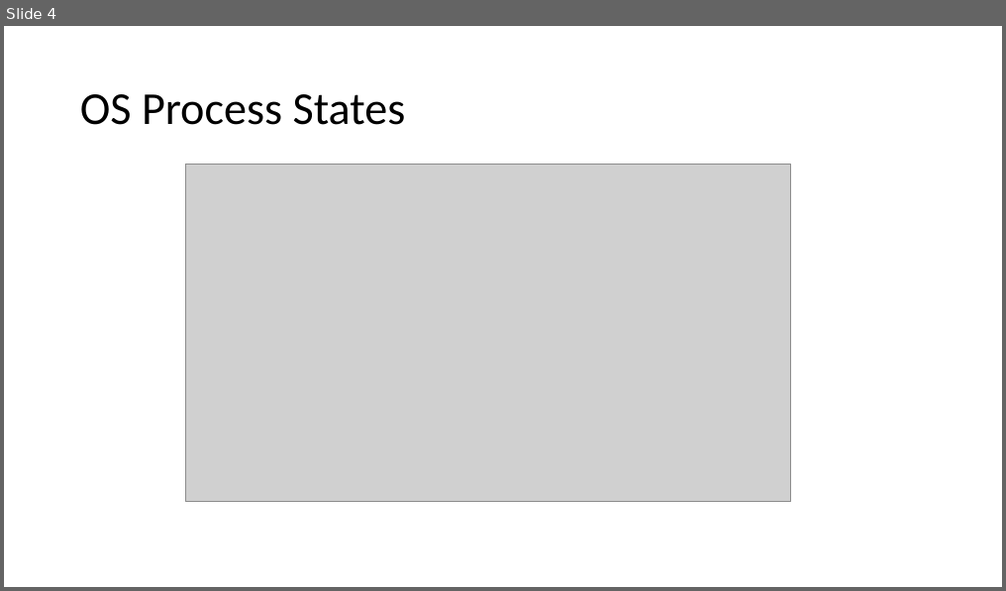
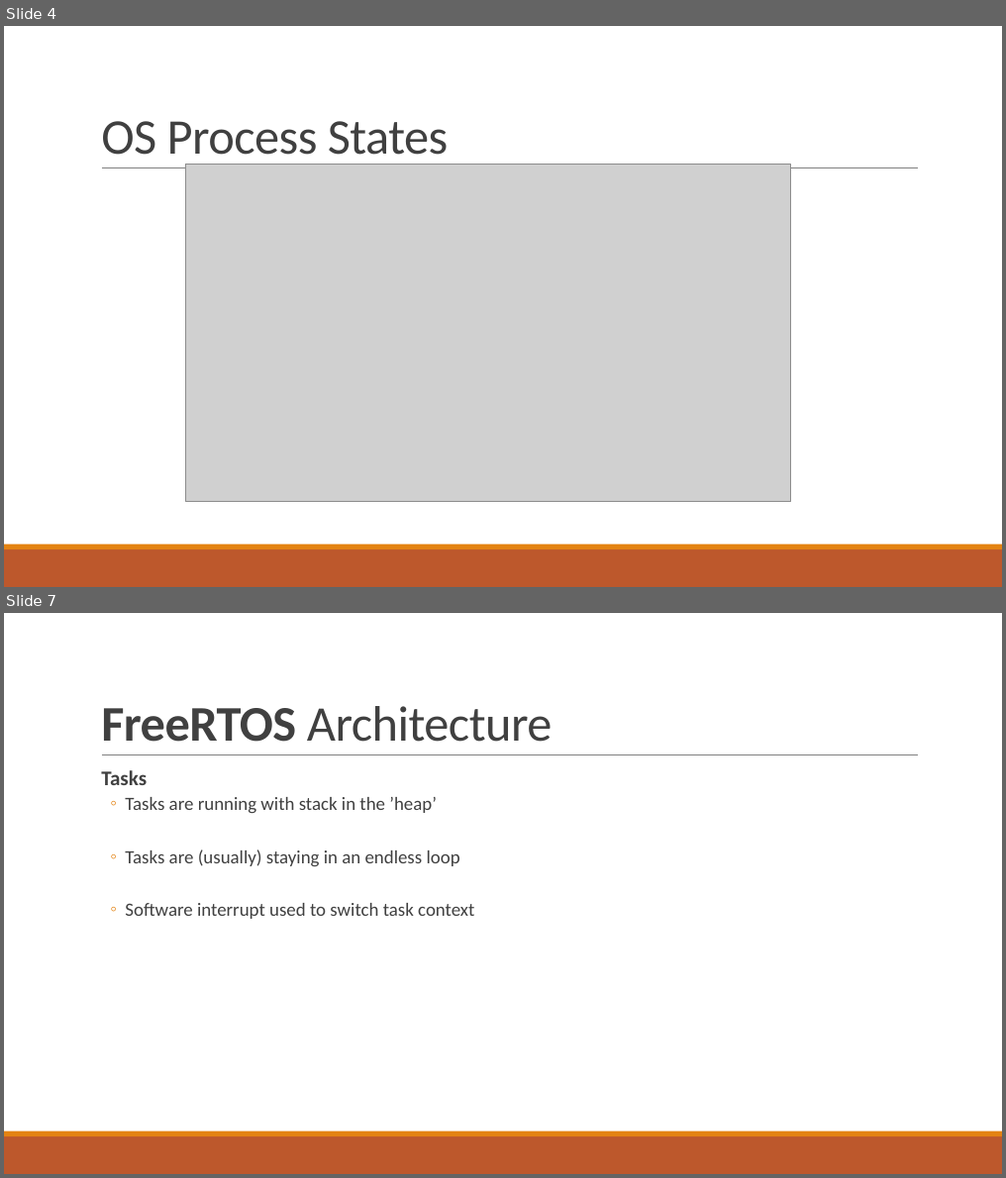
Before and after one commit to tfineich/INTRO_Projekt, a slide deck: Recap_SW5_Ineichen_Stecher.pptx. Shown one above the other, each under a label of ours: slide 4 before the commit, slides 4 and 7 after it; the slides between them are not shown. The pictures are 1006x591 and 1006x1178 pixels, drawn with LibreOffice and Linux fonts; fonts in the diff are those of the drawing; grey boxes stand for pictures. Boxes give left, top, right and bottom in pixels: in the first picture for what was removed or moved away, otherwise in the second. Text is boxed around its words. In the diff, an @@ line names an element or a change of style, - is before the commit and + after.

```diff
--- a/Recap_SW5_Ineichen_Stecher.pptx
+++ b/Recap_SW5_Ineichen_Stecher.pptx
@@ slide 7 added at bbox=[4, 613, 1002, 1174], background #FFFFFF; not listed: 3 template elements that a slide beside it also shows @@
@@ title added at bbox=[101, 706, 551, 742], 48 pt, text #404040 @@
+FreeRTOS Architecture
@@ text added at bbox=[101, 770, 474, 919], 18 pt, text #404040 @@
+  Tasks
+  ◦ Tasks are running with stack in the ’heap’
+  ◦ Tasks are (usually) staying in an endless loop
+  ◦ Software interrupt used to switch task context
@@ slide 4 changed as well @@
@@ title "OS Process States": place and size @@
-title "OS Process States" at bbox=[80, 94, 406, 125]
+title "OS Process States" at bbox=[101, 121, 449, 166]
@@ title "OS Process States" at bbox=[101, 121, 449, 166]: size 44 to 48 pt, text colour #000000 to #404040, letter spacing 0 to -0.5 pt; line spacing 0.9 to 0.85; vertical alignment middle to bottom @@
@@ line added from (102, 169) to (918, 169), #808080 0.5 pt @@
@@ rectangle added at bbox=[4, 550, 1002, 587], fill #BD582C @@
@@ rectangle added at bbox=[4, 545, 1002, 550], fill #E48312 @@
```
Also in this commit, not shown: 4 other slides changed, 8 other slides added.
